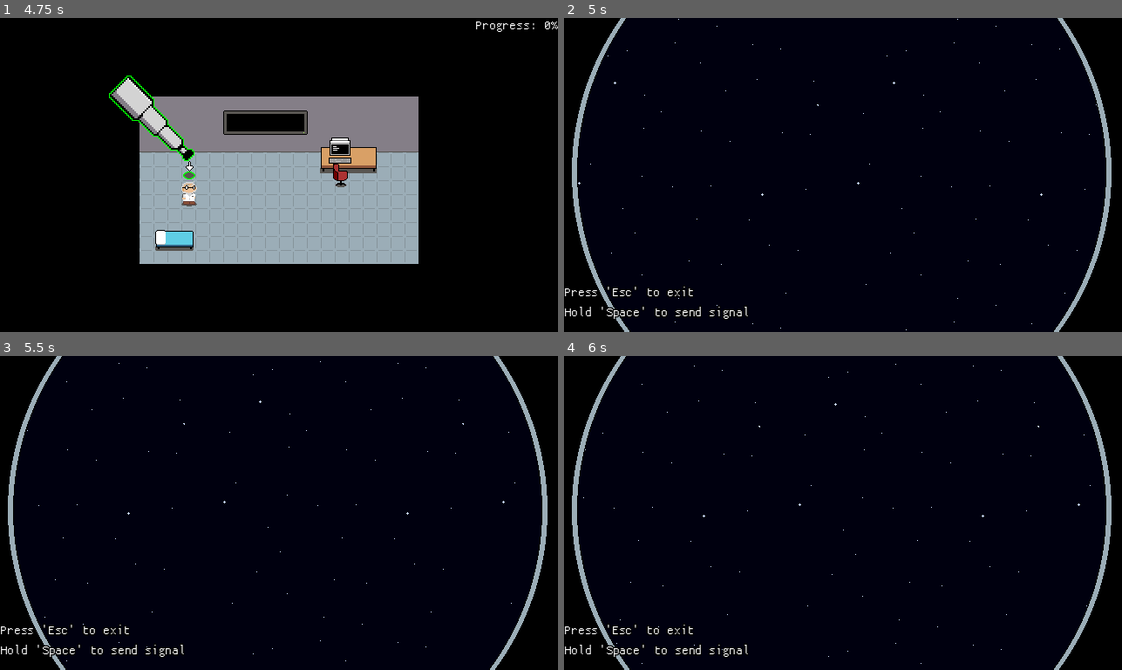
Above: before the commit, frames 1-4 (two rows, left to right).
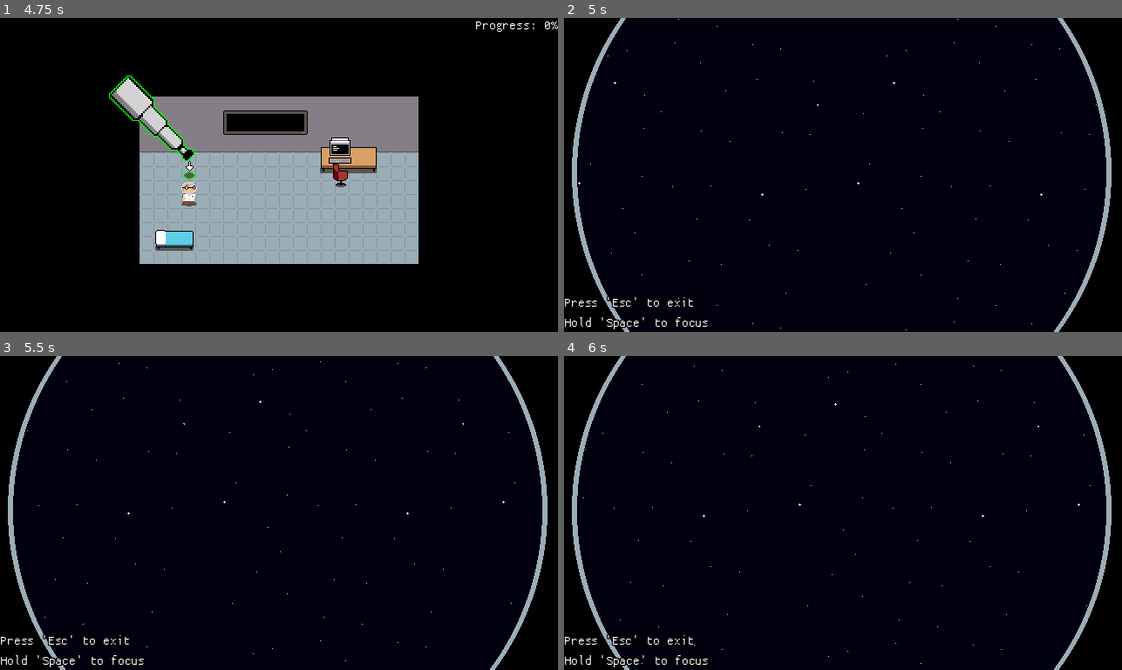
Above: after the commit, the same moments.

Repository: c0sx/ld59
Game: Godot game, scene res://scenes/main/main.tscn
The game is run twice, just before and just after one commit, with the same random seed, the same clock (stepped at 60 frames per second) and the same inputs.
Inputs (mouse positions are in pixels of both pictures, inside the frame that each line leads up to):
- Up to frame 1 (4.75 s): tap Enter at 0.5, 4.25 s; move the mouse to (340, 149) at 0.52 s; tap Space (interact) at 0.6, 1.35, 2.1, 2.85, 3.5, 3.6, 4.35 s; click (340, 149) at 0.67 s; move the mouse to (150, 124) at 1.27 s; click (150, 124) at 1.42 s; move the mouse to (172, 240) at 2.02 s; click (172, 240) at 2.17 s; move the mouse to (251, 237) at 2.77 s; click (251, 237) at 2.92 s; move the mouse to (446, 222) at 3.52 s; click (446, 222) at 3.67 s; tap Escape (esc) at 4.15 s; move the mouse to (111, 127) at 4.27 s; click (111, 127) at 4.42 s
- Up to frame 2 (5 s): no input
- Up to frame 3 (5.5 s): move the mouse to (284, 513) at 5.02 s; tap Space (interact) at 5.1 s; click (284, 513) at 5.17 s
- Up to frame 4 (6 s): tap Space (interact) at 5.75, 5.85 s; move the mouse to (820, 506) at 5.77 s; click (820, 506) at 5.92 s

Frame 1 is identical in both runs. In frame 2, 1.0% of the frame differs, in the area x 0-33%, y 85-100%; in frame 3, 1.0%; in frame 4, 1.0%.

Commit message:
feat: skip reports

Diff:
--- a/autoload/event-bus.gd
+++ b/autoload/event-bus.gd
@@ -6,6 +6,12 @@
 
 func emit_report_added(report_data: ReportData) -> void:
   report_added.emit(report_data)
+
+
+signal report_skipped(report_data: ReportData)
+
+func emit_report_skipped(report_data: ReportData) -> void:
+  report_skipped.emit(report_data)
 
 
 signal report_opened(report_data: ReportData)
--- a/scenes/lab/lab.gd
+++ b/scenes/lab/lab.gd
@@ -45,8 +45,8 @@
 	assert(_monitor != null, "monitor is not set")
 	assert(_progress != null, "progress is not set")
 
-	EventBus.report_added.connect(_on_report_added)
 	EventBus.report_sent.connect(_on_report_sent)
+	EventBus.report_skipped.connect(_on_report_skipped)
 
 	_player.move_finished.connect(_on_move_finished)
 	_telescope.clicked.connect(_on_telescope_clicked)
@@ -190,10 +190,10 @@
 	new_event.emit(event_data)
 
 
-func _on_report_added(_data: ReportData) -> void:
-	_monitor.hide_signal()
-
-
 func _on_report_sent(_data: ReportData) -> void:
 	get_tree().paused = false
 	_event_timer.start()
+
+
+func _on_report_skipped(_data: ReportData) -> void:
+	_event_timer.start()
--- a/scenes/main/main.gd
+++ b/scenes/main/main.gd
@@ -56,11 +56,15 @@
 
 
 func _on_report_sent(report_data: ReportData) -> void:
+	if not report_data.is_signal_sent:
+		return
+
 	if report_data.event_data.is_anomaly:
 		_errors_counter += 1
 		EventBus.emit_error_report_sent(report_data, _errors_counter)
 	else:
 		_progress += 1
+
 		if _progress >= progress_threshold:
 			EventBus.emit_research_completed()
 		else:
--- a/scenes/props/monitor/monitor.gd
+++ b/scenes/props/monitor/monitor.gd
@@ -23,6 +23,8 @@
 
   EventBus.ok_report_sent.connect(_on_ok_report_sent)
   EventBus.error_report_sent.connect(_on_error_report_sent)
+  EventBus.report_added.connect(_on_report_added)
+  EventBus.report_skipped.connect(_on_report_skipped)
 
   _timer.timeout.connect(_on_timeout)
 
@@ -60,3 +62,11 @@
 
   _sprite.texture = texture
   _timer.start()
+
+
+func _on_report_added(_data: ReportData) -> void:
+  hide_signal()
+
+
+func _on_report_skipped(_data: ReportData) -> void:
+  hide_signal()
--- a/scenes/telescope/telescope.gd
+++ b/scenes/telescope/telescope.gd
@@ -9,7 +9,8 @@
 @export var analyze_duration: float = 1
 @export var event_scene: PackedScene
 @export var report_added_text: String = "Report added"
-@export var report_already_added: String = "Report already added"
+@export var report_already_added_text: String = "Report already added"
+@export var report_skipped_text: String = "Report skipped"
 
 @onready var _sprite: Sprite2D = %Sprite2D
 @onready var _container: Node2D = %Container
@@ -17,16 +18,19 @@
 @onready var _label: Label = %Label
 @onready var _notification_timer: Timer = %Timer
 @onready var _canvas: CanvasLayer = %CanvasLayer
-@onready var _ui_container: VBoxContainer = %VBoxContainer
+@onready var _focusing_container: VBoxContainer = %FocusingHelper
+@onready var _analyzing_container: VBoxContainer = %AnalyzingHelper
 
 signal closed
 
 var _reported_events: Array[Event]
 var _events: Array[Event]
-var _interact_event: Event
+var _focus_event: Event
 var _looking_disabled: bool
 var _tw: Tween
 var _old_position: Vector2 = Vector2.ZERO
+
+var _is_focused: bool
 
 
 func _ready() -> void:
@@ -39,11 +43,13 @@
 	assert(_label != null, "label is not set")
 	assert(_notification_timer != null, "notification timer is not set")
 	assert(_canvas != null, "canvas layer is not set")
-	assert(_ui_container != null, "ui container is not set")
+	assert(_focusing_container != null, "focusing container is not set")
+	assert(_analyzing_container != null, "analyzing container is not set")
 
 	_notification_timer.timeout.connect(_on_timeout)
 
-	_ui_container.visible = false
+	_focusing_container.visible = false
+	_analyzing_container.visible = false
 	_progress.visible = false
 	_canvas.visible = false
 	_label.visible = false
@@ -72,28 +78,40 @@
 	if event is InputEventMouseButton:
 		Input.set_mouse_mode(Input.MOUSE_MODE_CAPTURED)
 
-	if event.is_action_pressed(InputActions.Esc, false):
-		_close()
-
-	if event.is_action_pressed(InputActions.Interact):
-		_try_to_interact()
-
-	if event.is_action_released(InputActions.Interact):
-		_try_to_stop_interaction()
-
-	if event is InputEventMouseMotion:
-		_try_to_look(event.relative)
-
-
-func clear_events() -> void:
-	_reported_events.clear()
-	_events.clear()
-	_old_position = Vector2.ZERO
+	if not _is_focused:
+		if event.is_action_pressed(InputActions.Esc, false):
+			_try_to_close()
+
+		if event.is_action_pressed(InputActions.Interact):
+			_try_to_focus()
+
+		if event.is_action_released(InputActions.Interact):
+			_try_to_stop_focus()
+
+		if event is InputEventMouseMotion:
+			_try_to_look(event.relative)
+	else:
+		if event.is_action_pressed(InputActions.Esc, false):
+			_try_to_skip()
+
+		if event.is_action_released(InputActions.Esc):
+			_try_to_stop_skip()
+
+		if event.is_action_pressed(InputActions.Interact, false):
+			_try_to_send_signal()
+
+		if event.is_action_released(InputActions.Interact):
+			_try_to_stop_send_signal()
+
+		if event is InputEventMouseMotion:
+			_try_to_look(event.relative)
 
 
 func enter() -> void:
 	_canvas.visible = true
-	_ui_container.visible = true
+	_focusing_container.visible = true
+	_analyzing_container.visible = false
+	_looking_disabled = false
 
 	var pos := _old_position
 	if pos == Vector2.ZERO:
@@ -105,13 +123,17 @@
 	Input.set_mouse_mode(Input.MOUSE_MODE_CAPTURED)
 
 
-func _close() -> void:
+# close start
+
+func _try_to_close() -> void:
 	_canvas.visible = false
-	_ui_container.visible = false
+	_focusing_container.visible = false
 	_old_position = camera.global_position
 
 	Input.set_mouse_mode(Input.MOUSE_MODE_VISIBLE)
 	closed.emit()
+
+# close end
 
 
 func _fit_in_borders(relative: Vector2) -> Vector2:
@@ -157,6 +179,8 @@
 	instance.exited.connect(_on_event_exited)
 
 
+# look start
+
 func _try_to_look(relative: Vector2) -> void:
 	if _looking_disabled:
 		return
@@ -164,11 +188,156 @@
 	var new_pos := _fit_in_borders(relative * speed)
 	camera.global_position = new_pos
 
-
-func _try_to_interact() -> void:
+# look end
+
+# focus start
+
+func _try_to_focus() -> void:
 	if _events.size() == 0:
 		return
 
+	var closest := _find_closest_event()
+	if not closest:
+		return
+
+	_focus_event = closest
+	_looking_disabled = true
+
+	_tw = get_tree().create_tween()
+	_tw.tween_property(camera, "global_position", _focus_event.global_position, focus_duration)
+	_tw.tween_callback(_on_focused)
+
+
+func _try_to_stop_focus() -> void:
+	if not _focus_event:
+		return
+
+	_stop_focus()
+	_looking_disabled = false
+	_focus_event = null
+
+
+func _on_focused() -> void:
+	_stop_focus()
+	_is_focused = true
+
+	_focusing_container.visible = false
+	_analyzing_container.visible = true
+
+
+func _stop_focus() -> void:
+	if _tw:
+		_tw.kill()
+		_tw = null
+
+
+# focus end
+
+# skip start
+
+func _try_to_skip() -> void:
+	if not _focus_event:
+		return
+
+	_tw = get_tree().create_tween()
+	_progress.visible = true
+	_tw.tween_property(_progress, "value", 100, analyze_duration)
+	_tw.tween_callback(_on_skipped)
+
+
+func _try_to_stop_skip() -> void:
+	if not _focus_event:
+		return
+
+	_stop_skip()
+
+
+func _on_skipped() -> void:
+	_stop_skip()
+	_is_focused = false
+	_looking_disabled = false
+
+	var report_data := ReportData.new()
+	report_data.texture = _focus_event.event.texture
+	report_data.event_data = _focus_event.event
+	report_data.is_signal_sent = false
+
+	EventBus.emit_report_skipped(report_data)
+
+	_focus_event.mark_analyzed()
+	_reported_events.append(_focus_event)
+	_show_notification(report_skipped_text)
+
+
+func _stop_skip() -> void:
+	if _tw:
+		_tw.kill()
+		_tw = null
+
+	_progress.value = 0
+	_progress.visible = false
+
+
+# skip end
+
+# send signal start
+
+func _try_to_send_signal() -> void:
+	if not _focus_event:
+		return
+
+	_tw = get_tree().create_tween()
+	_progress.visible = true
+	_tw.tween_property(_progress, "value", 100, analyze_duration)
+	_tw.tween_callback(_on_send_signal)
+
+
+func _on_send_signal() -> void:
+	_stop_send_signal()
+	_is_focused = false
+	_looking_disabled = false
+
+	var report_data := ReportData.new()
+	report_data.texture = _focus_event.event.texture
+	report_data.event_data = _focus_event.event
+	report_data.is_signal_sent = true
+
+	EventBus.emit_report_added(report_data)
+
+	_focus_event.mark_analyzed()
+	_reported_events.append(_focus_event)
+	_show_notification(report_added_text)
+
+
+func _try_to_stop_send_signal() -> void:
+	if not _focus_event:
+		return
+
+	_stop_send_signal()
+
+
+func _stop_send_signal() -> void:
+	if _tw:
+		_tw.kill()
+		_tw = null
+
+	_progress.value = 0
+	_progress.visible = false
+
+
+# send signal end
+
+
+func _show_notification(message: String) -> void:
+	if not _notification_timer.is_stopped():
+		_notification_timer.stop()
+
+	_label.text = message
+	_label.visible = true
+	_notification_timer.start()
+
+
+func _find_closest_event() -> Event:
 	var closest: Event
 	var closest_dist: float = INF
 	for event in _events:
@@ -180,79 +349,7 @@
 			closest_dist = dist
 			closest = event
 
-	if not closest:
-		return
-
-	_interact_event = closest
-	_looking_disabled = true
-
-	var is_focused: bool = closest.global_position.distance_squared_to(camera.global_position) < 0.01
-	if not is_focused:
-		_focus_on_event()
-	else:
-		_analyze_event()
-
-
-func _focus_on_event() -> void:
-	var event := _interact_event
-	if not event:
-		return
-
-	_tw = get_tree().create_tween()
-	_tw.tween_property(camera, "global_position", event.global_position, focus_duration)
-	_tw.tween_callback(_on_focused)
-
-
-func _analyze_event() -> void:
-	if not _interact_event:
-		return
-
-	if _reported_events.has(_interact_event):
-		_show_notification(report_already_added)
-		return
-
-	_tw = get_tree().create_tween()
-	_progress.visible = true
-	_tw.tween_property(_progress, "value", 100, analyze_duration)
-	_tw.tween_callback(_on_analyzed)
-
-
-func _try_to_stop_interaction() -> void:
-	if not _interact_event:
-		return
-
-	var is_focused: bool = _interact_event.global_position == camera.global_position
-	if not is_focused:
-		_stop_focus()
-	else:
-		_stop_analyze()
-
-	_looking_disabled = false
-	_interact_event = null
-
-
-func _stop_focus() -> void:
-	if _tw:
-		_tw.kill()
-		_tw = null
-
-
-func _stop_analyze() -> void:
-	if _tw:
-		_tw.kill()
-		_tw = null
-
-	_progress.value = 0
-	_progress.visible = false
-
-
-func _show_notification(message: String) -> void:
-	if not _notification_timer.is_stopped():
-		_notification_timer.stop()
-
-	_label.text = message
-	_label.visible = true
-	_notification_timer.start()
+	return closest
 
 
 func _on_event_entered(n: Event) -> void:
@@ -263,26 +360,5 @@
 	_events.erase(n)
 
 
-func _on_focused() -> void:
-	_stop_focus()
-
-	if _interact_event:
-		_analyze_event()
-
-
-func _on_analyzed() -> void:
-	_stop_analyze()
-
-	var report_data := ReportData.new()
-	report_data.texture = _interact_event.event.texture
-	report_data.event_data = _interact_event.event
-
-	EventBus.emit_report_added(report_data)
-
-	_interact_event.mark_analyzed()
-	_reported_events.append(_interact_event)
-	_show_notification(report_added_text)
-
-
 func _on_timeout() -> void:
 	_label.visible = false
--- a/scenes/telescope/telescope.tscn
+++ b/scenes/telescope/telescope.tscn
@@ -74,23 +74,44 @@
 text = "Report added"
 horizontal_alignment = 1
 
-[node name="VBoxContainer" type="VBoxContainer" parent="CanvasLayer" unique_id=884913129]
+[node name="FocusingHelper" type="VBoxContainer" parent="CanvasLayer" unique_id=884913129]
+unique_name_in_owner = true
+anchors_preset = 2
+anchor_top = 1.0
+anchor_bottom = 1.0
+offset_top = -42.0
+offset_right = 213.0
+grow_vertical = 0
+
+[node name="Esc" type="Label" parent="CanvasLayer/FocusingHelper" unique_id=90365836]
+layout_mode = 2
+theme = ExtResource("5_wsfho")
+theme_type_variation = &"Label_m"
+text = "Press 'Esc' to exit"
+
+[node name="Space" type="Label" parent="CanvasLayer/FocusingHelper" unique_id=803411786]
+layout_mode = 2
+theme = ExtResource("5_wsfho")
+theme_type_variation = &"Label_m"
+text = "Hold 'Space' to focus"
+
+[node name="AnalyzingHelper" type="VBoxContainer" parent="CanvasLayer" unique_id=1685045456]
 unique_name_in_owner = true
 visible = false
 anchors_preset = 2
 anchor_top = 1.0
 anchor_bottom = 1.0
-offset_top = -54.0
-offset_right = 242.0
+offset_top = -42.0
+offset_right = 213.0
 grow_vertical = 0
 
-[node name="Esc" type="Label" parent="CanvasLayer/VBoxContainer" unique_id=90365836]
+[node name="Esc" type="Label" parent="CanvasLayer/AnalyzingHelper" unique_id=1557119632]
 layout_mode = 2
 theme = ExtResource("5_wsfho")
 theme_type_variation = &"Label_m"
-text = "Press 'Esc' to exit"
+text = "Hold 'Esc' to skip"
 
-[node name="Space" type="Label" parent="CanvasLayer/VBoxContainer" unique_id=803411786]
+[node name="Space" type="Label" parent="CanvasLayer/AnalyzingHelper" unique_id=1195531915]
 layout_mode = 2
 theme = ExtResource("5_wsfho")
 theme_type_variation = &"Label_m"
